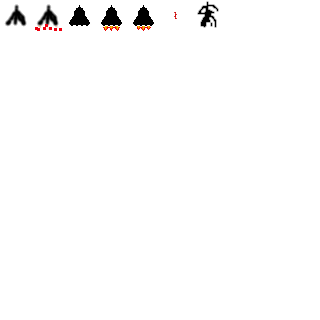
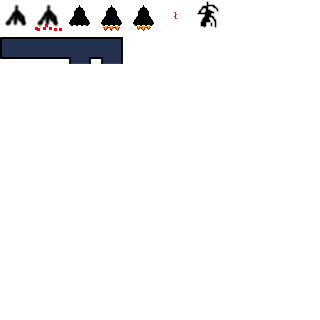
Before/after of a 320px x 320px layered artwork. What changed in the layer stack:
painted on "Layer" over [0, 32, 124, 64]
added layer "Pasted Layer #1" above "Pasted Layer #2" over [64, 37, 96, 64]
added layer "Pasted Layer #2" above "Layer copy" over [96, 32, 124, 64]
added layer "Layer copy" above "Space" over [0, 37, 64, 59]
